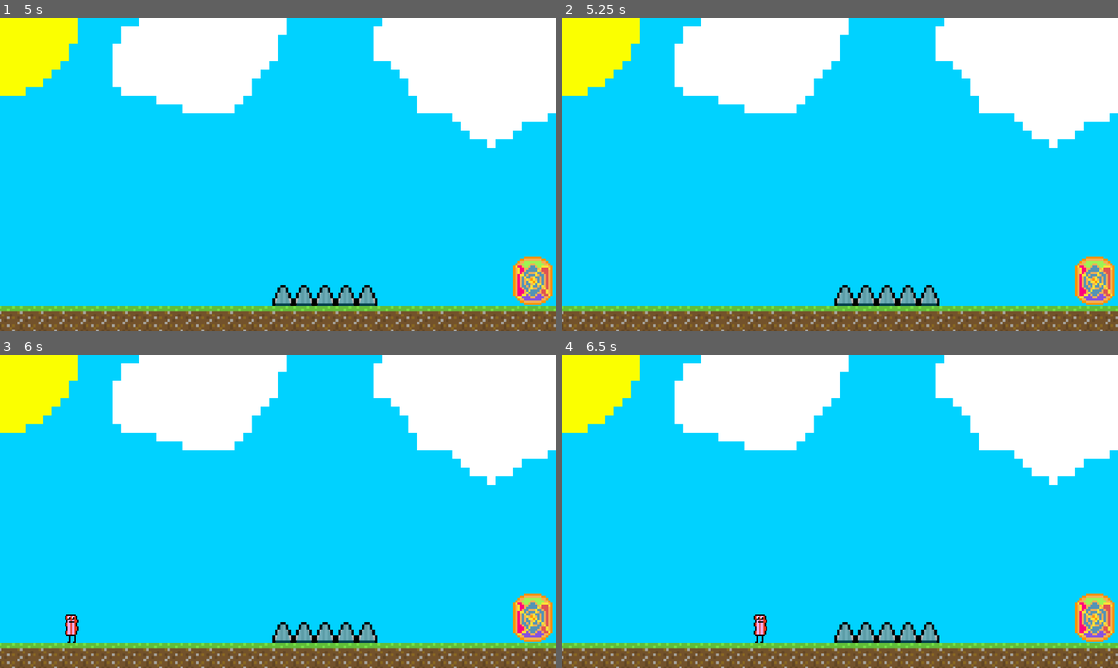
Above: before the commit, frames 1-4 (two rows, left to right).
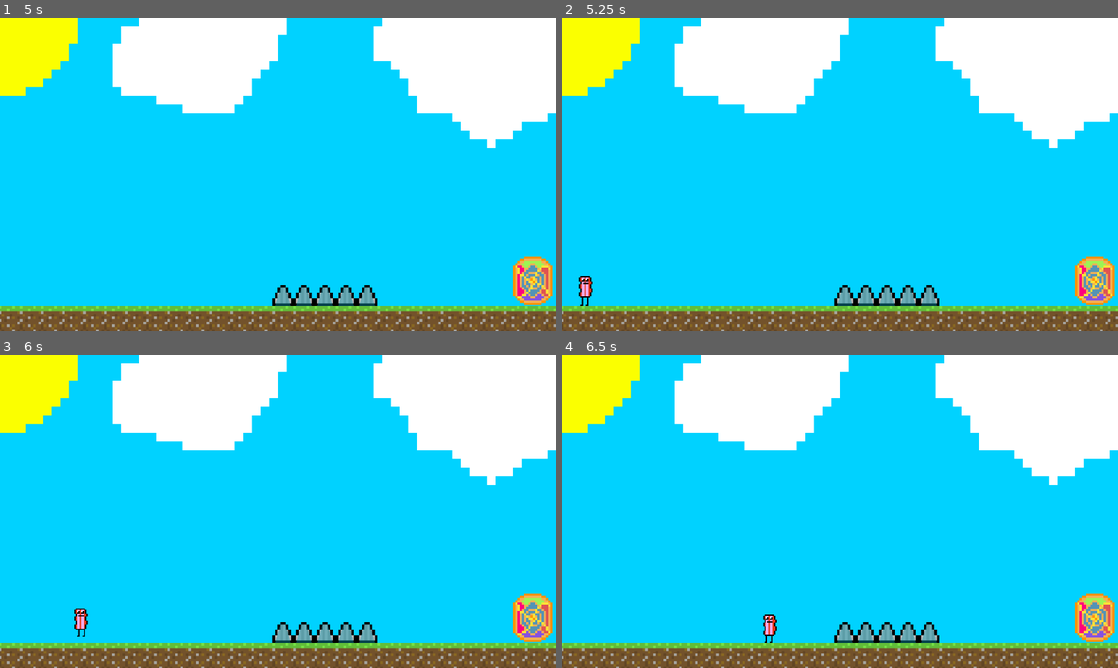
Above: after the commit, the same moments.

Repository: ericksonbak52/Godot-thingy
Game: Godot game, scene res://Scenes/game_root.tscn
Same seed, same stepped clock (60 frames per second), same inputs: the game is played once before the commit and once after it.
Inputs:
- Up to frame 1 (5 s): tap Enter at 0.5 s; hold D (right) 0.53-1.28 s; hold A (left) 1.28-2.03 s; hold D (right) 2.03-2.78 s; hold W (up) 2.78-3.53 s; hold A (left) from 3.53 s (still down)
- Up to frame 2 (5.25 s): keep holding A (left); tap Space at 5 s
- Up to frame 3 (6 s): tap Enter at 5.75 s; release A (left) at 5.78 s; hold D (right) from 5.78 s (still down)
- Up to frame 4 (6.5 s): keep holding D (right)

Frame 1 is identical in both runs. In frame 2, 0.2% of the frame differs, in the area x 3-6%, y 82-92%; in frame 3, 0.3%, in the area x 11-16%, y 80-92%; in frame 4, 0.3%.

Commit message:
new better

Diff:
--- a/Scenes/game_root.tscn
+++ b/Scenes/game_root.tscn
@@ -8,6 +8,21 @@
 
 [sub_resource type="WorldBoundaryShape2D" id="WorldBoundaryShape2D_uphba"]
 distance = -168.615
+
+[sub_resource type="Animation" id="Animation_fbaje"]
+length = 0.001
+tracks/0/type = "value"
+tracks/0/imported = false
+tracks/0/enabled = true
+tracks/0/path = NodePath("AnimationPlayer/baconPortal:position")
+tracks/0/interp = 1
+tracks/0/loop_wrap = true
+tracks/0/keys = {
+"times": PackedFloat32Array(0),
+"transitions": PackedFloat32Array(1),
+"update": 0,
+"values": [Vector2(132, 55)]
+}
 
 [sub_resource type="Animation" id="Animation_fmygy"]
 resource_name = "portal_float"
@@ -24,21 +39,6 @@
 "transitions": PackedFloat32Array(1, 1, 1),
 "update": 0,
 "values": [Vector2(132, 55), Vector2(132, 53), Vector2(132, 55)]
-}
-
-[sub_resource type="Animation" id="Animation_fbaje"]
-length = 0.001
-tracks/0/type = "value"
-tracks/0/imported = false
-tracks/0/enabled = true
-tracks/0/path = NodePath("AnimationPlayer/baconPortal:position")
-tracks/0/interp = 1
-tracks/0/loop_wrap = true
-tracks/0/keys = {
-"times": PackedFloat32Array(0),
-"transitions": PackedFloat32Array(1),
-"update": 0,
-"values": [Vector2(132, 55)]
 }
 
 [sub_resource type="AnimationLibrary" id="AnimationLibrary_adgd6"]
@@ -63,7 +63,7 @@
 texture = ExtResource("1_q2j4t")
 
 [node name="spawnPoint" type="Node2D" parent="Cam"]
-position = Vector2(-186.724, 86.7925)
+position = Vector2(-161.194, 86.793)
 
 [node name="groundTiles" type="TileMapLayer" parent="."]
 position = Vector2(8, -30)
--- a/Scripts/bacon_portal.gd
+++ b/Scripts/bacon_portal.gd
@@ -1,7 +1,8 @@
 extends Sprite2D
 
 @onready var cam = $"../../Cam"
-@onready var joes = $"../../Cam/spawnPoint"
+@onready var spawnPoint = $"../../Cam/spawnPoint"
+@onready var player = $"../../Player"
 @onready var target
 @onready var current
 @onready var portalAnimator = get_parent()
@@ -22,6 +23,7 @@
 	position = pos
 
 func _on_area_2d_body_entered(body: Node2D) -> void:
-	print(joes)
+	print(spawnPoint)
 	pos = position + Vector2(290, 0)
 	target = target + Vector2(290, 0)
+	player.position = spawnPoint.position
--- a/Scripts/kill_areas.gd
+++ b/Scripts/kill_areas.gd
@@ -8,4 +8,5 @@
 
 func death():
 	print("dead")
+	player.velocity = Vector2.ZERO
 	player.global_position = spawn.global_position
